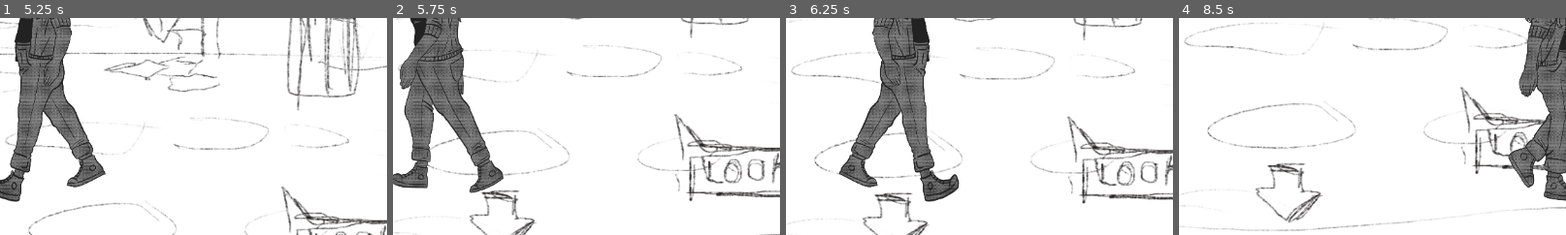
Above: before the commit, frames 1-4 (left to right).
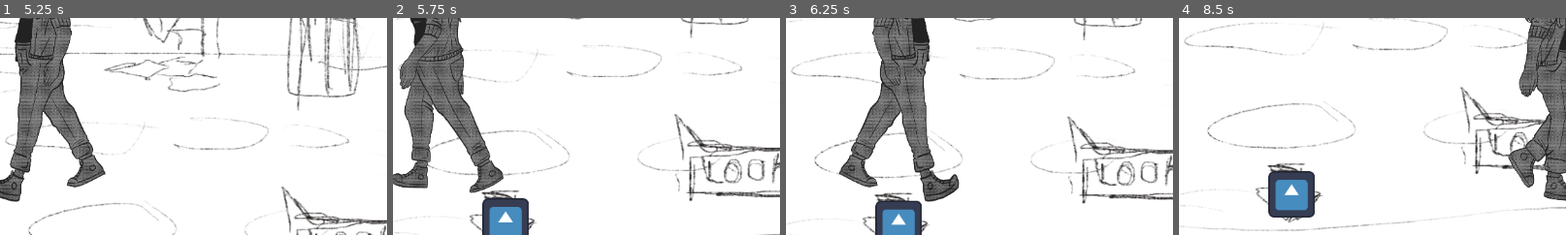
Above: after the commit, the same moments.

Repository: fallenatlas/ET_Horror_Jam_24
Game: Godot game, scene res://scenes/house.tscn
The game is run twice, just before and just after one commit, with the same random seed, the same clock (stepped at 60 frames per second) and the same inputs. This scene is started directly instead of the project's main scene. The engine's default icon, where the game draws it, is replaced by a stand-in: a white triangle on a blue panel in a dark square.
Inputs:
- Up to frame 1 (5.25 s): tap Enter at 0.5 s; hold D (move_right) 0.53-1.28 s; tap W (move_foward) every 0.75 s from 0.6 to 5.1 s; hold S (move_backward) 1.28-2.03 s; hold D (move_right) 2.03-3.53 s; hold A (move_left) 3.53-5.03 s; hold S (move_backward) from 5.03 s (still down)
- Up to frame 2 (5.75 s): keep holding S (move_backward)
- Up to frame 3 (6.25 s): release S (move_backward) at 5.78 s; hold D (move_right) from 5.78 s (still down); tap W (move_foward) at 5.85 s
- Up to frame 4 (8.5 s): tap W (move_foward) at 6.6, 7.35, 8.1 s; release D (move_right) at 8.03 s; hold S (move_backward) from 8.03 s (still down)
The pictures show only the part of the screen within x 36-85%, y 50-100%; the shares and areas given below are measured in that part.

Frame 1 is identical in both runs. In frame 2, 1.9% of the frame differs, in the area x 23-36%, y 83-100%; in frame 3, 1.8%; in frame 4, 2.5%, in the area x 23-36%, y 70-92%.

Commit message:
create placeholder house scene

Diff:
--- /dev/null
+++ b/scenes/house.gd
@@ -0,0 +1,15 @@
+extends Node2D
+
+
+# Called when the node enters the scene tree for the first time.
+func _ready():
+	pass # Replace with function body.
+
+
+# Called every frame. 'delta' is the elapsed time since the previous frame.
+func _process(delta):
+	pass
+
+
+func _on_exit_button_pressed():
+	get_tree().change_scene_to_file("res://scenes/street.tscn")
--- a/scenes/house.tscn
+++ b/scenes/house.tscn
@@ -1,7 +1,9 @@
-[gd_scene load_steps=7 format=3 uid="uid://lg306ae4ij8v"]
+[gd_scene load_steps=9 format=3 uid="uid://lg306ae4ij8v"]
 
+[ext_resource type="Script" path="res://scenes/house.gd" id="1_uo5qh"]
 [ext_resource type="Texture2D" uid="uid://bj3fumvnwwcjt" path="res://IMG_2502.jpeg" id="1_yhdy0"]
 [ext_resource type="PackedScene" uid="uid://bywfvf3mwlcdn" path="res://scenes/player.tscn" id="2_adveg"]
+[ext_resource type="Texture2D" uid="uid://dthpo0u5oh5wb" path="res://icon.svg" id="3_xtcof"]
 
 [sub_resource type="RectangleShape2D" id="RectangleShape2D_k78rp"]
 size = Vector2(2248, 67)
@@ -16,6 +18,7 @@
 size = Vector2(66, 1415)
 
 [node name="House" type="Node2D"]
+script = ExtResource("1_uo5qh")
 
 [node name="Sprite2D" type="Sprite2D" parent="."]
 texture = ExtResource("1_yhdy0")
@@ -58,4 +61,22 @@
 position = Vector2(33, 68.5)
 shape = SubResource("RectangleShape2D_i6mng")
 
+[node name="ExitButton" type="TextureButton" parent="."]
+anchors_preset = 7
+anchor_left = 0.5
+anchor_top = 1.0
+anchor_right = 0.5
+anchor_bottom = 1.0
+offset_left = -79.0
+offset_top = 624.0
+offset_right = 49.0
+offset_bottom = 752.0
+grow_horizontal = 2
+grow_vertical = 0
+texture_normal = ExtResource("3_xtcof")
+
+[node name="CanvasLayer" type="CanvasLayer" parent="."]
+
+[connection signal="pressed" from="ExitButton" to="." method="_on_exit_button_pressed"]
+
 [editable path="CharacterBody2D"]
